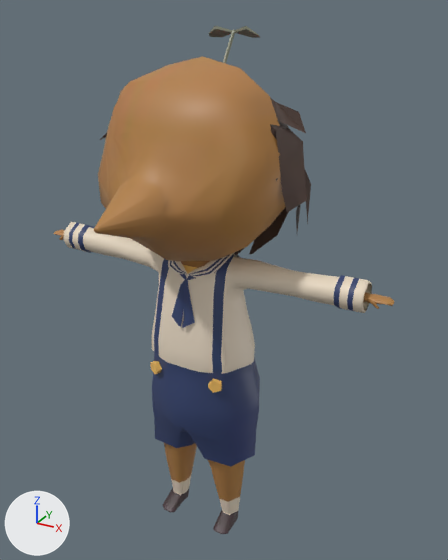
The FBX model ApartmentGame/Assets/trailer/protag@protag_sittingpop.fbx, before and after one commit.
The view is the same before and after, from a camera (50 mm lens) standing at (1.062, -1.77, 1.97) and looking at (0.08, 0.015, 1.078). Lighting does not change. The marker at lower left points along +X, +Y and +Z. Where no turn or scale is listed for an object, it has been applied to the vertices.

The first picture shows 'protag:body', 'protag:hair', 'protag:head', 'protag:outfit', 'protag:silly_hat'.
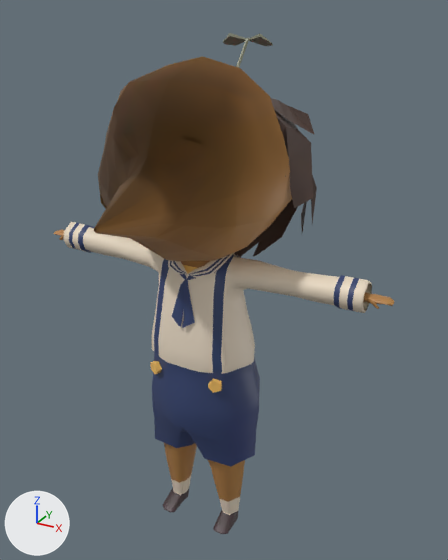
Where the change shows, as pixel boxes [x1, y1, x2, y2] in the pictures (448 x 560 px):
'protag:head', shading changed: [94, 57, 292, 252] in both
'protag:hair', moved, turned: before [100, 98, 311, 255]; after [234, 98, 317, 257]
'protag:wings1', moved, turned: before [209, 26, 260, 38]; after [223, 33, 273, 46]
'protag:silly_hat', moved, turned: before [223, 29, 235, 64]; after [236, 38, 249, 68]

What the commit changed:
me_protag_head_ncl1_2 has 145 vertices, 136 faces and spans x -31.1..31.3, y 117.9..182.9, z -23.2..56.1.
me_protag_head_ncl1_2 is used by ob_protag_head; location (0.0, 0.0, 0.0); rotation (1.571, 0.0, 0.0), in degrees (90, 0, 0); scale (0.01, 0.01, 0.01).
me_protag_head_ncl1_2 part 1: its shading normals changed.
Object 'protag:silly_hat' (ob_protag_silly_hat) moves from (0.213, 180.7, -16.1) to (0.213, 178.5, -25.69).
Object 'protag:silly_hat' (ob_protag_silly_hat) turns from (0.9, 0, 0) to (-4.4, 0, 0) degrees about x, y and z.
Object 'protag:hair' (ob_protag_hair) moves from (0.0, -8.921, -2.237) to (0.0, -9.038, 5.803).
Object 'protag:hair' (ob_protag_hair) turns from (0.9, 0, 0) to (-4.4, 0, 0) degrees about x, y and z.
